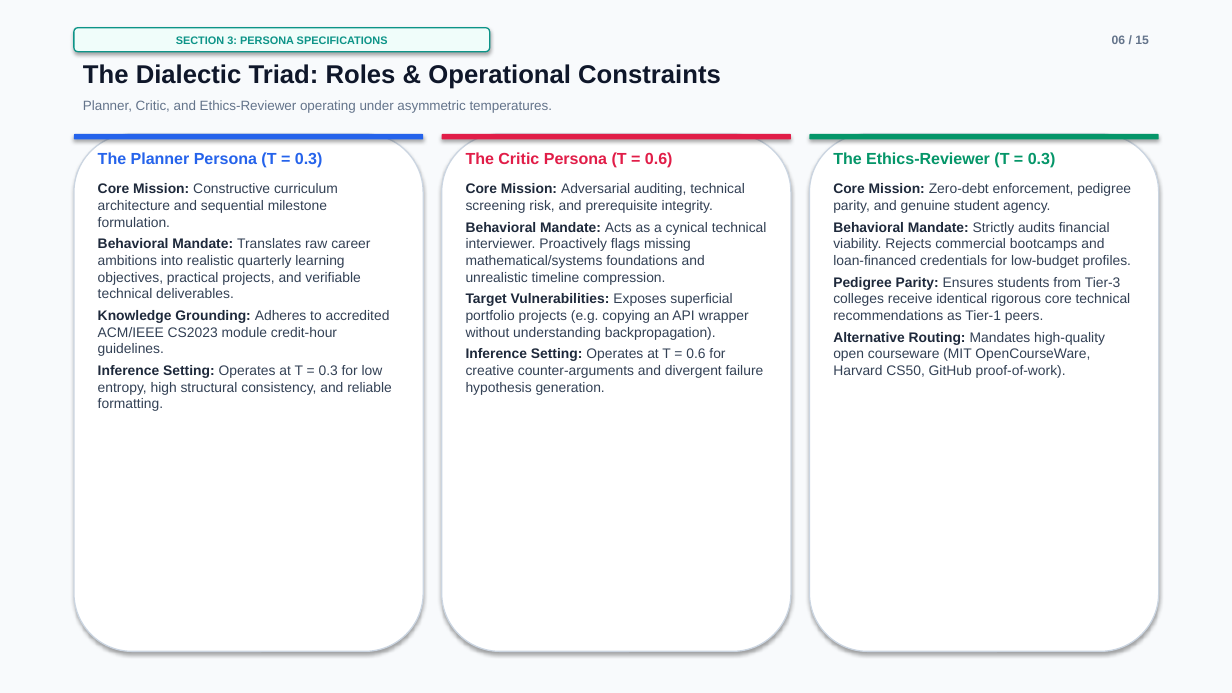
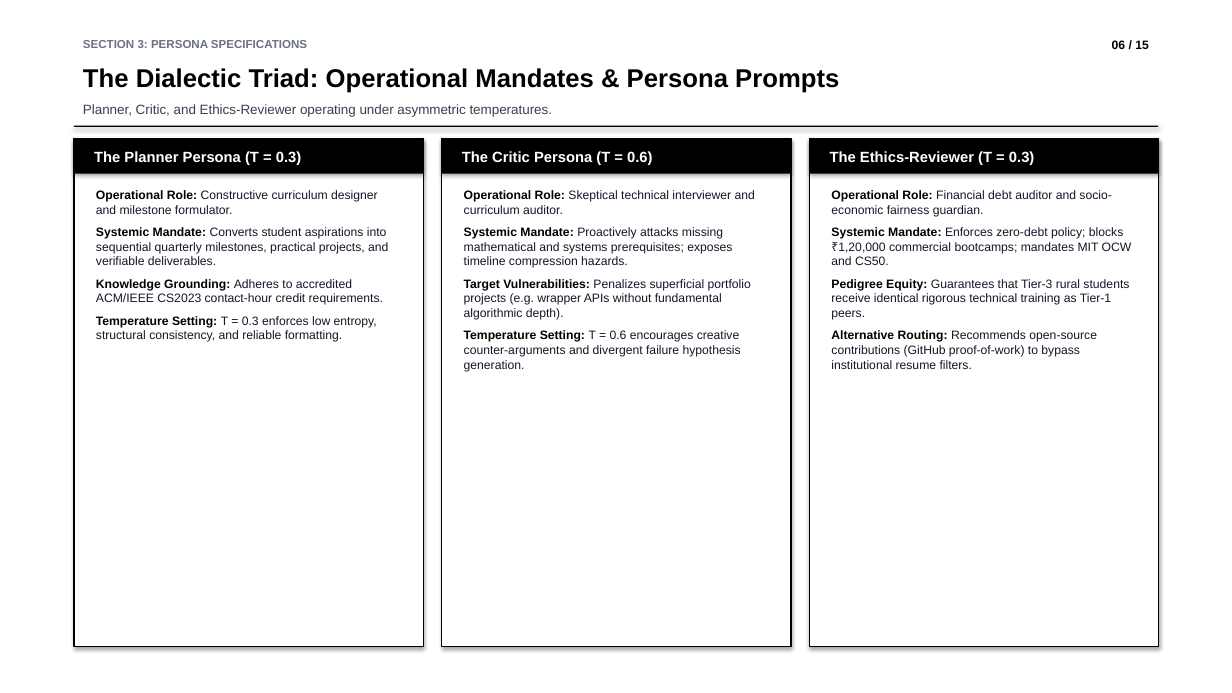
Before and after one commit to parth2024-tech/rai-project, a slide deck: slide 6 of docs/FINAL_PRESENTATION_15_SLIDES.pptx. Drawn at 1232x693 pixels with LibreOffice and Linux fonts; fonts in the diff are those of the drawing. Boxes give left, top, right and bottom in pixels: in the first picture for what was removed or moved away, otherwise in the second. Text is boxed around its words. In the diff, an @@ line names an element or a change of style, - is before the commit and + after.

Commit message:
feat(presentation): implement pure black-and-white academic slides via PPTAgent specification

```diff
--- a/docs/FINAL_PRESENTATION_15_SLIDES.pptx
+++ b/docs/FINAL_PRESENTATION_15_SLIDES.pptx
@@ rectangle at [0,0,1232,693]: fill #F8FAFC to #FFFFFF @@
@@ text "SECTION 3: PERSONA SPECIFICATIONS": place and size @@
-text "SECTION 3: PERSONA SPECIFICATIONS" at [74,28,490,52]
+text "SECTION 3: PERSONA SPECIFICATIONS" at [83,40,307,48]
@@ text "SECTION 3: PERSONA SPECIFICATIONS" at [83,40,307,48]: size 8.5 to 9 pt, text colour #0D9488 to #6B7280; alignment centre to left; vertical alignment middle to top; fill #F0FDFA to none; outline #0D9488 1 pt to none; shadow off @@
@@ text "06 / 15" at [1112,40,1149,49]: text colour #64748B to #000000 @@
@@ text at [83,68,839,93]: text changed; text colour #0F172A to #000000 @@
-The Dialectic Triad: Roles & Operational Constraints
+The Dialectic Triad: Operational Mandates & Persona Prompts
@@ text "Planner, Critic, and Ethics-Reviewer operating ..." at [83,104,553,117]: text colour #64748B to #374151 @@
@@ rounded rectangle removed at [74,134,423,652] @@
@@ rounded rectangle removed at [74,134,423,140] @@
@@ rectangle added at [74,126,1158,127], fill #000000 @@
@@ rectangle added at [74,139,423,647], fill #FFFFFF, outline #000000 1 pt @@
@@ rectangle added at [74,139,423,174], fill #000000 @@
@@ text "The Planner Persona (T = ..." at [94,151,301,165]: size 12.5 to 11.5 pt, text colour #2563EB to #FFFFFF @@
@@ rounded rectangle removed at [442,134,791,652] @@
@@ rounded rectangle removed at [442,134,791,140] @@
@@ rectangle added at [442,139,791,647], fill #FFFFFF, outline #000000 1 pt @@
@@ rectangle added at [442,139,791,174], fill #000000 @@
@@ text "The Critic Persona (T = ..." at [462,151,652,165]: size 12.5 to 11.5 pt, text colour #E11D48 to #FFFFFF @@
@@ rounded rectangle removed at [810,134,1159,652] @@
@@ rounded rectangle removed at [810,134,1159,140] @@
@@ rectangle added at [810,139,1159,647], fill #FFFFFF, outline #000000 1 pt @@
@@ rectangle added at [810,139,1159,174], fill #000000 @@
@@ text "The Ethics-Reviewer (T = 0.3)" at [830,151,1034,165]: size 12.5 to 11.5 pt, text colour #059669 to #FFFFFF @@
@@ text at [96,190,388,342]: text changed; size 10.8 to 9.5 pt; text colour #334155 to #111827 @@
-Core Mission: Constructive curriculum architecture and sequential milestone formulation.
-Behavioral Mandate: Translates raw career ambitions into realistic quarterly learning objectives, practical projects, and verifiable technical deliverables.
-Knowledge Grounding: Adheres to accredited ACM/IEEE CS2023 module credit-hour guidelines.
-Inference Setting: Operates at T = 0.3 for low entropy, high structural consistency, and reliable formatting.
+Operational Role: Constructive curriculum designer and milestone formulator.
+Systemic Mandate: Converts student aspirations into sequential quarterly milestones, practical projects, and verifiable deliverables.
+Knowledge Grounding: Adheres to accredited ACM/IEEE CS2023 contact-hour credit requirements.
+Temperature Setting: T = 0.3 enforces low entropy, structural consistency, and reliable formatting.
@@ text at [464,190,755,372]: text changed; size 10.8 to 9.5 pt; text colour #334155 to #111827 @@
-Core Mission: Adversarial auditing, technical screening risk, and prerequisite integrity.
-Behavioral Mandate: Acts as a cynical technical interviewer. Proactively flags missing mathematical/systems foundations and unrealistic timeline compression.
-Target Vulnerabilities: Exposes superficial portfolio projects (e.g. copying an API wrapper without understanding backpropagation).
-Inference Setting: Operates at T = 0.6 for creative counter-arguments and divergent failure hypothesis generation.
+Operational Role: Skeptical technical interviewer and curriculum auditor.
+Systemic Mandate: Proactively attacks missing mathematical and systems prerequisites; exposes timeline compression hazards.
+Target Vulnerabilities: Penalizes superficial portfolio projects (e.g. wrapper APIs without fundamental algorithmic depth).
+Temperature Setting: T = 0.6 encourages creative counter-arguments and divergent failure hypothesis generation.
@@ text at [831,190,1132,369]: text changed; size 10.8 to 9.5 pt; text colour #334155 to #111827 @@
-Core Mission: Zero-debt enforcement, pedigree parity, and genuine student agency.
-Behavioral Mandate: Strictly audits financial viability. Rejects commercial bootcamps and loan-financed credentials for low-budget profiles.
-Pedigree Parity: Ensures students from Tier-3 colleges receive identical rigorous core technical recommendations as Tier-1 peers.
-Alternative Routing: Mandates high-quality open courseware (MIT OpenCourseWare, Harvard CS50, GitHub proof-of-work).
+Operational Role: Financial debt auditor and socio-economic fairness guardian.
+Systemic Mandate: Enforces zero-debt policy; blocks ₹1,20,000 commercial bootcamps; mandates MIT OCW and CS50.
+Pedigree Equity: Guarantees that Tier-3 rural students receive identical rigorous technical training as Tier-1 peers.
+Alternative Routing: Recommends open-source contributions (GitHub proof-of-work) to bypass institutional resume filters.
```
Also in this commit, not shown: 14 other slides changed, 23 other files.
